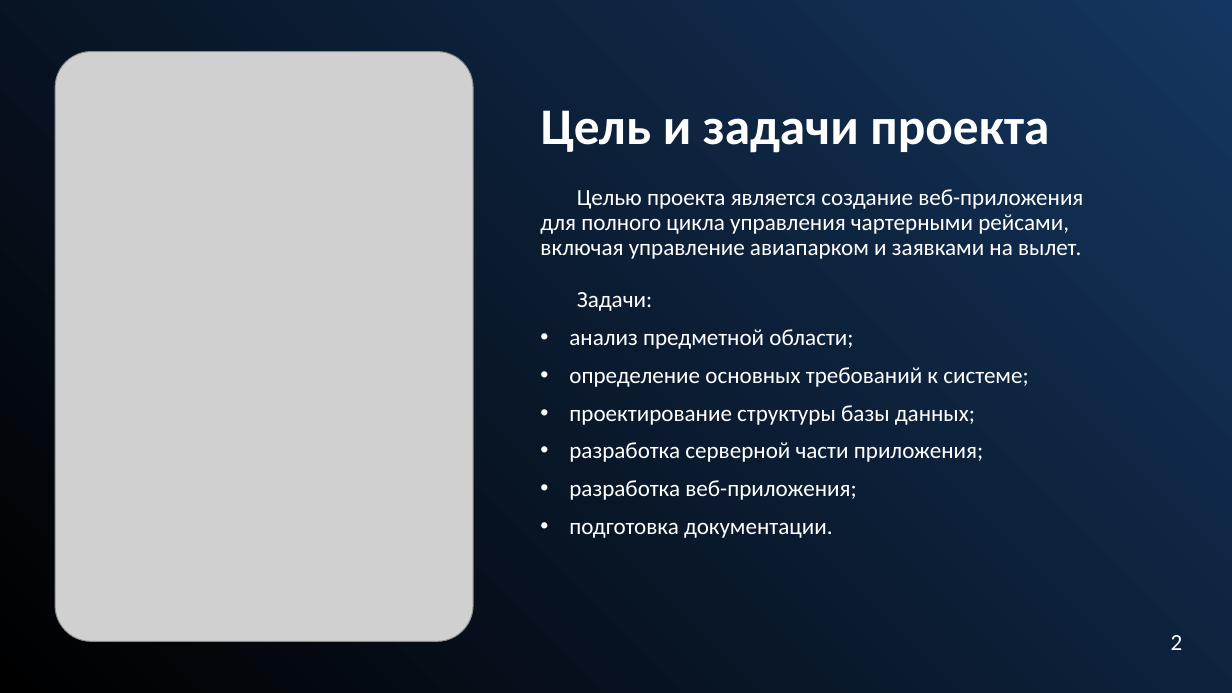
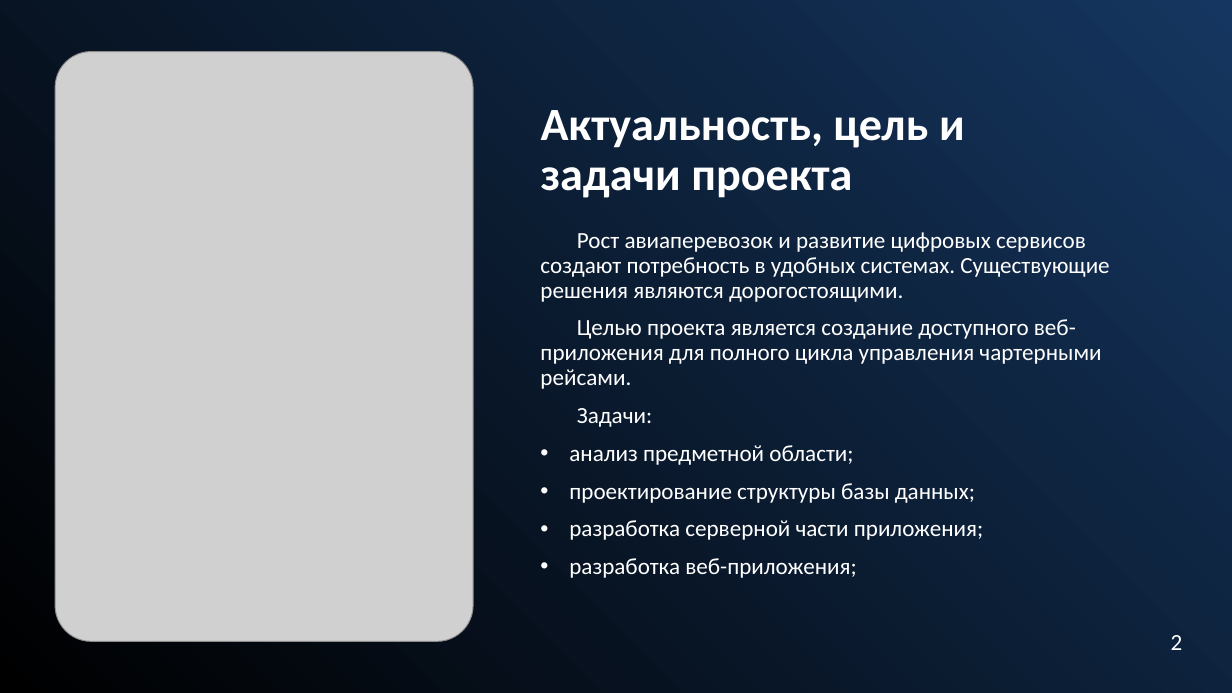
Before and after one commit to Alfamodik/AirCharter, a slide deck: slide 2 of Docs/ВКР/Презентация на защиту диплома.pptx. Drawn at 1232x693 pixels with LibreOffice and Linux fonts; fonts in the diff are those of the drawing; grey boxes stand for pictures. Boxes give left, top, right and bottom in pixels: in the first picture for what was removed or moved away, otherwise in the second. Text is boxed around its words. In the diff, an @@ line names an element or a change of style, - is before the commit and + after.

Commit message:
Updated pptx

```diff
--- a/Docs/ВКР/Презентация на защиту диплома.pptx
+++ b/Docs/ВКР/Презентация на защиту диплома.pptx
@@ subtitle at [541,110,965,198]: text changed; size 40 to 36 pt @@
-Цель и задачи проекта
+Актуальность, цель и задачи проекта
@@ text removed at [540,189,1083,259] @@
-Целью проекта является создание веб-приложения для полного цикла управления чартерными рейсами, включая управление авиапарком и заявками на вылет.
@@ text "Рост авиаперевозок и развитие цифровых ...": place and size @@
-text "Рост авиаперевозок и развитие цифровых ..." at [569,292,1028,538]
+text "Рост авиаперевозок и развитие цифровых ..." at [540,232,1109,578]
@@ text at [540,232,1109,389]: paragraphs added @@
+Рост авиаперевозок и развитие цифровых сервисов создают потребность в удобных системах. Существующие решения являются дорогостоящими.
+Целью проекта является создание доступного веб-приложения для полного цикла управления чартерными рейсами.
@@ text at [569,367,1028,387]: paragraph removed @@
-• определение основных требований к системе;
@@ text at [569,522,833,538]: paragraph removed @@
-• подготовка документации.
```
Also in this commit, not shown: 16 other slides changed, 5 slides added, 1 slide removed, 3 other files.
